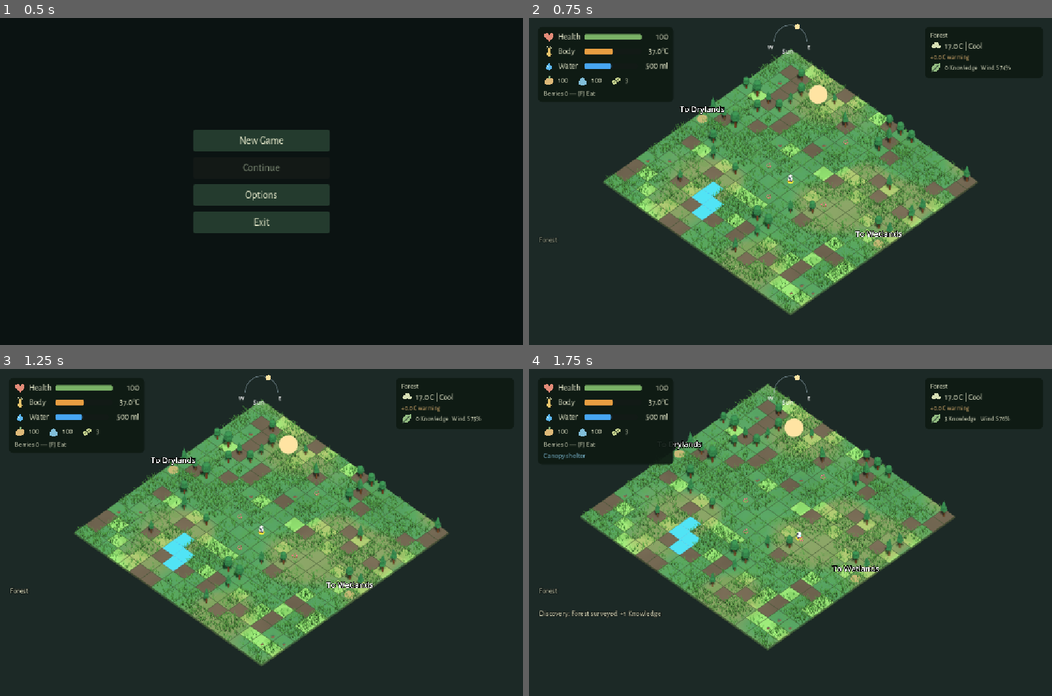
Above: before the commit, frames 1-4 (two rows, left to right).
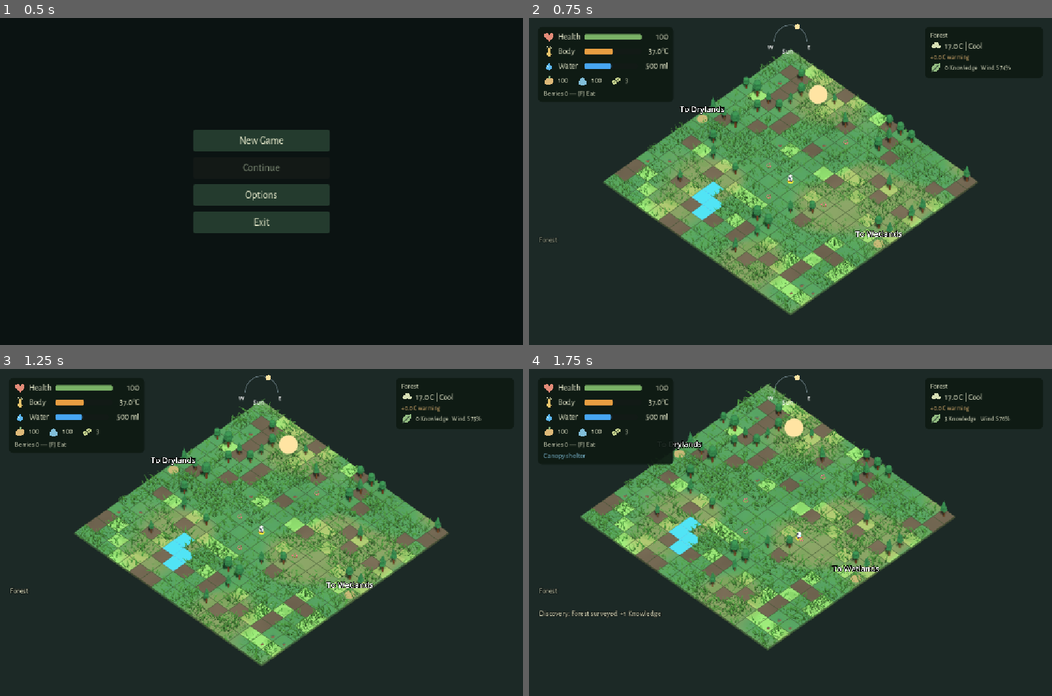
Above: after the commit, the same moments.

Repository: emir-masinovic/gameup-2026-nihilists
Game: Godot game, scene res://features/menus/main_menu.tscn
Same seed, same stepped clock (60 frames per second), same inputs: the game is played once before the commit and once after it.
Inputs (mouse positions are in pixels of both pictures, inside the frame that each line leads up to):
- Up to frame 1 (0.5 s): no input
- Up to frame 2 (0.75 s): click "New Game" at 0.5 s
- Up to frame 3 (1.25 s): no input
- Up to frame 4 (1.75 s): tap Enter (ui_accept) at 1.25 s; move the mouse to (905, 516) at 1.27 s; hold D (move_east) from 1.28 s (still down); hold F (eat) from 1.28 s (still down); click (905, 516) at 1.42 s; tap Space (chop_gather) at 1.52 s; tap E (interact) at 1.55 s

Frame 1 is identical in both runs. In frame 2, 3.5% of the frame differs, in the area x 14-84%, y 9-90%; in frame 3, 5.6%; in frame 4, 5.4%.

Commit message:
perf: add morphing screen-space grass LOD experiment

Diff:
--- /dev/null
+++ b/features/levels/forest/nature/ControllerGrassLOD.gd
@@ -0,0 +1,52 @@
+extends Node
+# Isolated prototype: one bounded screen-space decision, never per-blade polling.
+# Experimental-branch default; --grass-no-lod provides comparison.
+var cover: Node3D
+var high: ArrayMesh
+var low: ArrayMesh
+var blend = 0.0
+var target = 0.0
+var clock = 0.0
+var projected_height = 0.0
+var projected_width = 0.0
+var low_active = false
+func configure(owner_cover):
+	cover = owner_cover
+	high = cover.batches[0].renderer.multimesh.mesh
+	low = cover._grass_tuft(1)
+
+static func screen_size(camera: Camera3D, origin: Vector3) -> Vector2:
+	if camera.is_position_behind(origin): return Vector2.ZERO
+	var screen = camera.unproject_position(origin)
+	var height = screen.distance_to(camera.unproject_position(origin+Vector3.UP*0.5))
+	var width = maxf(screen.distance_to(camera.unproject_position(origin+Vector3.RIGHT*0.1)),screen.distance_to(camera.unproject_position(origin+Vector3.BACK*0.1)))
+	var viewport = camera.get_viewport()
+	var logical = viewport.get_visible_rect().size
+	var physical = Vector2(viewport.get_texture().get_size())
+	var pixel_scale = physical.y/maxf(1.0,logical.y)
+	return Vector2(height,width)*pixel_scale
+
+func _process(delta):
+	if cover == null or cover.batches.is_empty(): return
+	clock -= delta
+	var batch = cover.batches[0]
+	if clock <= 0:
+		clock = 0.15
+		var camera = get_viewport().get_camera_3d()
+		if camera == null: return
+		# Conservative largest sample protects close parts of a perspective board.
+		var pixels = Vector2.ZERO
+		for anchor in [Vector3.ZERO,Vector3(-12,0,-12),Vector3(12,0,-12),Vector3(-12,0,12),Vector3(12,0,12)]:
+			var sample = screen_size(camera,cover.to_global(anchor))
+			pixels = pixels.max(sample)
+		projected_height = pixels.x
+		projected_width = pixels.y
+		target = 1.0-smoothstep(5.0,10.0,maxf(projected_height,projected_width*2.0))
+		if low_active and target < 0.98:
+			batch.renderer.multimesh.mesh = high
+			low_active = false
+	blend = move_toward(blend,target,delta*2.5)
+	batch.renderer.material_override.set_shader_parameter("lod_straighten",blend)
+	if not low_active and blend >= 0.999 and target >= 0.999:
+		batch.renderer.multimesh.mesh = low
+		low_active = true
--- a/features/levels/forest/nature/ground_cover.gd
+++ b/features/levels/forest/nature/ground_cover.gd
@@ -11,13 +11,17 @@
 var _patch_noise = FastNoiseLite.new()
 var _detail_noise = FastNoiseLite.new()
 var _grass_sites: Dictionary = {}
+var generation_ms = 0.0
+var update_ms = 0.0
 var baseline = OS.is_debug_build() and OS.get_cmdline_user_args().has("--grass-baseline")
+var lod_controller: Node
 var _wind_texture: NoiseTexture2D
 var _grid: RefCounted
 var _crack_sizes: Array[float] = []
 var _crack_targets: Array[float] = []
 
 func configure(grid: RefCounted, occupied: Dictionary = {}):
+	var begin = Time.get_ticks_usec()
 	_grass_sites.clear()
 	occupied_cells = occupied
 	_grid = grid
@@ -34,6 +38,11 @@
 	_build_cracks(grid)
 	update_state(grid)
 	_process(1.0)
+	generation_ms = (Time.get_ticks_usec()-begin)/1000.0
+	if not baseline and not (OS.is_debug_build() and OS.get_cmdline_user_args().has("--grass-no-lod")):
+		lod_controller = preload("res://features/levels/forest/nature/ControllerGrassLOD.gd").new()
+		add_child(lod_controller)
+		lod_controller.configure(self)
 
 func _find_mesh(node: Node, parent_transform: Transform3D) -> Dictionary:
 	var transform = parent_transform * node.transform if node is Node3D else parent_transform
@@ -62,7 +71,11 @@
 	var placement: Array[Dictionary] = []
 	if not shrubs:
 		# Retain the old total capacity, not its per-tile layout.
-		placement = _grass_placement(grid,indices.size()*GRASS_POPULATION_SCALE)
+		var budget = indices.size()*GRASS_POPULATION_SCALE
+		if OS.is_debug_build():
+			for argument in OS.get_cmdline_user_args():
+				if argument.begins_with("--grass-count="): budget = clampi(int(argument.get_slice("=",1)),1,20000)
+		placement = _grass_placement(grid,budget)
 		indices.clear()
 		for candidate in placement: indices.append(candidate.index)
 	var renderer = MultiMeshInstance3D.new()
@@ -132,6 +145,7 @@
 	model.free()
 
 func update_state(grid: RefCounted):
+	var begin = Time.get_ticks_usec()
 	for batch in batches:
 		var last_cell = -1
 		var vitality = 0.0
@@ -164,6 +178,8 @@
 		# Dry cracks persist into early recovery, fading as real ground health returns.
 		_crack_targets[i] = clampf((0.72-data.health)/0.45,0.0,1.0) * clampf((0.72-data.moisture)/0.45,0.0,1.0) if bare_ground else 0.0
 	set_process(true)
+
+	update_ms = (Time.get_ticks_usec()-begin)/1000.0
 
 func _process(delta: float):
 	if _grid == null: return
@@ -284,7 +300,7 @@
 	var first: Vector3 = grid.world_position(Vector2i.ZERO)
 	var edge = Vector2(first.x,first.z)-Vector2.ONE*grid.CELL_SIZE*0.5
 	var extent = grid.SIZE*grid.CELL_SIZE
-	var steps = ceili(extent/(0.45/sqrt(float(GRASS_POPULATION_SCALE))))
+	var steps = maxi(ceili(extent/(0.45/sqrt(float(GRASS_POPULATION_SCALE)))),ceili(sqrt(float(budget)*2.0)))
 	var spacing = extent/steps
 	var candidates: Array[Dictionary] = []
 	for z in range(steps):
--- a/features/levels/forest/nature/shader_foliage.gdshader
+++ b/features/levels/forest/nature/shader_foliage.gdshader
@@ -6,9 +6,9 @@
 varying vec3 leaf_position;
 uniform bool instance_health = false;
 uniform bool blade_grass = false;
+uniform float view_thickening : hint_range(0.0, 0.6) = 0.0;
 uniform bool spatial_wind_enabled = false;
 uniform sampler2D wind_field : repeat_enable, filter_linear;
-uniform float view_thickening : hint_range(0.0, 0.6) = 0.0;
 uniform float lod_straighten : hint_range(0.0,1.0) = 0.0;
 varying float blade_height;
 varying vec3 blade_tint;
@@ -25,18 +25,25 @@
     blade_height = UV.y;
     float occlusion = blade_grass ? INSTANCE_CUSTOM.b : 0.0;
     float root_shade = mix(0.88,0.38,occlusion);
-    float top = smoothstep(0.0,0.95,UV.y);
+    float top = mix(smoothstep(0.0,0.95,UV.y),UV.y,lod_straighten);
     float hue = fract(INSTANCE_CUSTOM.g*17.31);
     vec3 variation = mix(vec3(0.94,0.99,0.88),vec3(1.03,1.01,0.98),hue);
     blade_tint = mix(vec3(root_shade),vec3(1.03,1.07,0.94),top)*variation;
     vitality = INSTANCE_CUSTOM.r;
     leaf_position = VERTEX;
     vec3 world = MODEL_MATRIX[3].xyz;
+    if (blade_grass) {
+        vec3 blade_axis = vec3(COLOR.r*2.0-1.0,0.0,COLOR.g*2.0-1.0);
+        vec3 blade_side = cross(blade_axis,vec3(0.0,1.0,0.0));
+        vec3 straight = vec3(0.0,UV.y*0.5,0.0)+blade_axis*(0.03+UV2.y)*UV.y+blade_side*(UV.x*2.0-1.0)*(1.0-UV.y)*UV2.x;
+        VERTEX = mix(VERTEX,straight,lod_straighten);
+        NORMAL = normalize(mix(NORMAL,vec3(0.0,1.0,0.0),lod_straighten));
+    }
     float height = clamp(VERTEX.y / wind_height, 0.0, 1.0);
     float vigor = instance_health ? (0.3 + vitality * 0.7) : 1.0;
     if (blade_grass) {
         float lean = fract(INSTANCE_CUSTOM.g*13.17+COLOR.b*0.371)-0.5;
-        VERTEX.xz += (COLOR.rg*2.0-1.0)*lean*0.06*height*height;
+        VERTEX.xz += (COLOR.rg*2.0-1.0)*lean*0.06*mix(height*height,height,lod_straighten);
     }
     if (instance_health) { VERTEX.y *= 0.4 + vitality * 0.6; }
     // A shared travelling field, with only a small seeded local phase offset.
@@ -63,7 +70,7 @@
     ivec2 cell = ivec2(floor((world.xz-shelter_origin)/2.0+vec2(0.5)));
     int index = clamp(cell.y*17+cell.x,0,288);
     float exposure = shelter_enabled ? wind_exposure[index/4][index%4] : 1.0;
-    VERTEX += local_direction * exposure * (0.6 + wave * 0.4) * gust * wind_strength * 1.8 * sway * height * height * vigor;
+    VERTEX += local_direction * exposure * (0.6 + wave * 0.4) * gust * wind_strength * 1.8 * sway * mix(height*height,height,lod_straighten) * vigor;
     if (blade_grass && view_thickening > 0.0) {
         vec3 blade_axis = normalize(vec3(COLOR.r*2.0-1.0,0.0,COLOR.g*2.0-1.0));
         vec3 face = normalize((MODEL_MATRIX*vec4(blade_axis,0.0)).xyz);
--- a/tests/world_presentation_test.gd
+++ b/tests/world_presentation_test.gd
@@ -31,7 +31,7 @@
 	for ground in world.terrain_renderer.batches:
 		check(ground.material_override == world.water_material or ground.material_override == world.charred_material or groun …(219 unchanged characters)…
 	var cover = world.ground_cover
-	check(cover.get_child_count() == 5 and cover.batches[0].indices.size() <= world.grid.cells.size()*33, "Abundant cover and cracks stay in five bounded draw batches")
+	check(cover.get_children().filter(func(child): return child is MultiMeshInstance3D).size() == 5 and cover.batches[0].indices.size() <= world.grid.cells.size()*33, "Abundant cover and cracks stay in five bounded draw batches")
 	var test_cell = Vector2i(7,5)
 	var ground_data: Dictionary = world.grid.cells[test_cell.y*world.grid.SIZE+test_cell.x]
 	var saved_ground: Dictionary = ground_data.duplicate(true)
Not shown, added: features/levels/forest/nature/ControllerGrassLOD.gd.uid
